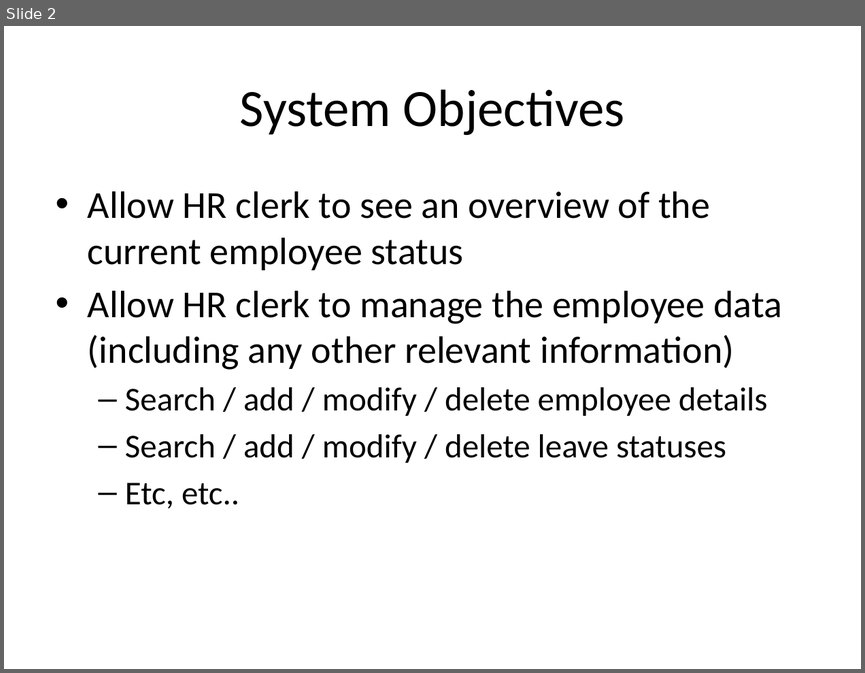
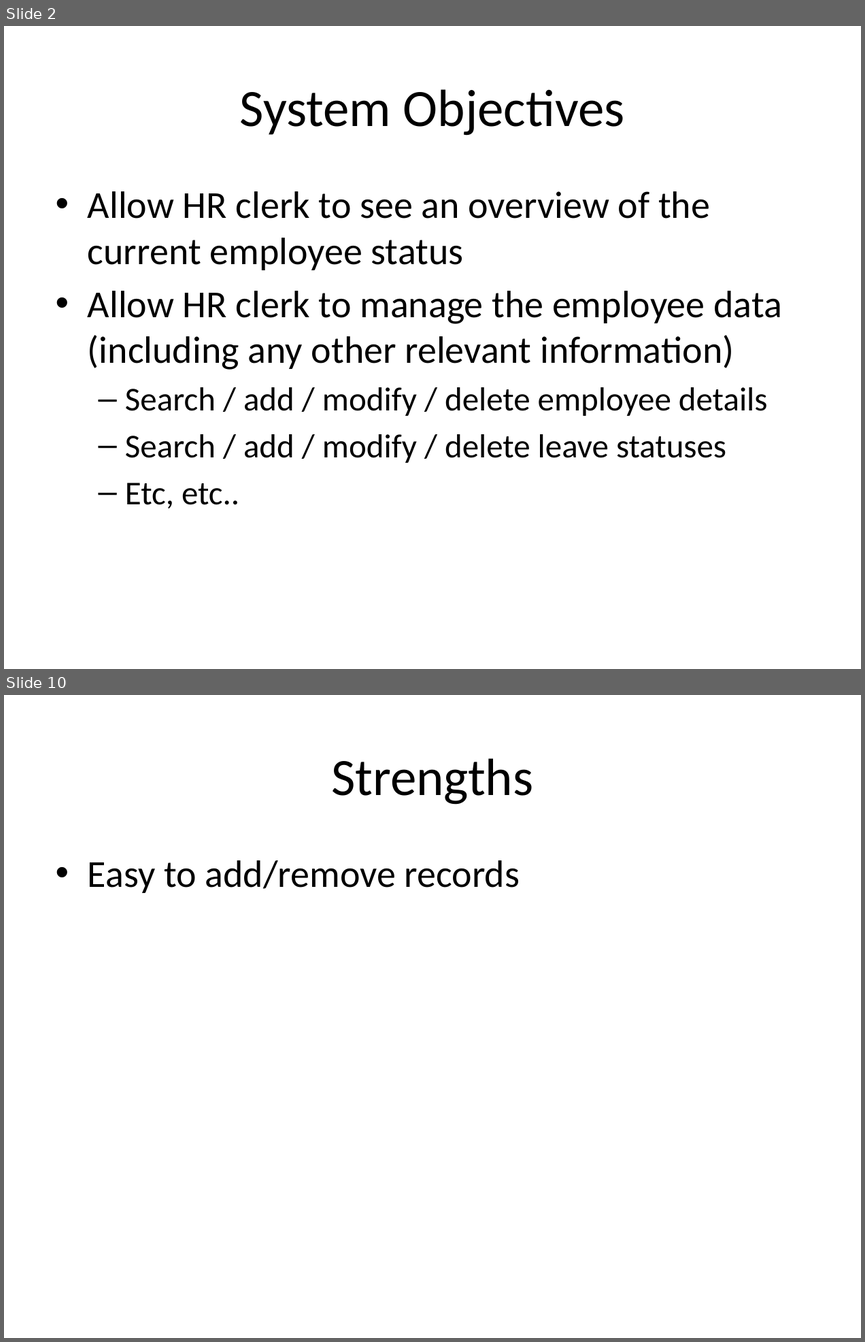
Before and after one commit to cs3249-microscope/main, a slide deck: Critique/3249critiquepresentation.pptx. Shown one above the other, each under a label of ours: slide 2 before the commit, slides 2 and 10 after it; the slides between them are not shown. The pictures are 865x673 and 865x1342 pixels, drawn with LibreOffice and Linux fonts; fonts in the diff are those of the drawing. Boxes give left, top, right and bottom in pixels: in the first picture for what was removed or moved away, otherwise in the second. Text is boxed around its words. In the diff, an @@ line names an element or a change of style, - is before the commit and + after.

```diff
--- a/Critique/3249critiquepresentation.pptx
+++ b/Critique/3249critiquepresentation.pptx
@@ slide 10 added at [4,695,861,1338], background #FFFFFF @@
@@ title added at [331,758,533,804], 44 pt, text #000000 @@
+Strengths
@@ text added at [88,860,519,893], 32 pt, text #000000 @@
+• Easy to add/remove records
```
Also in this commit, not shown: 9 other slides added, 2 slides removed.
